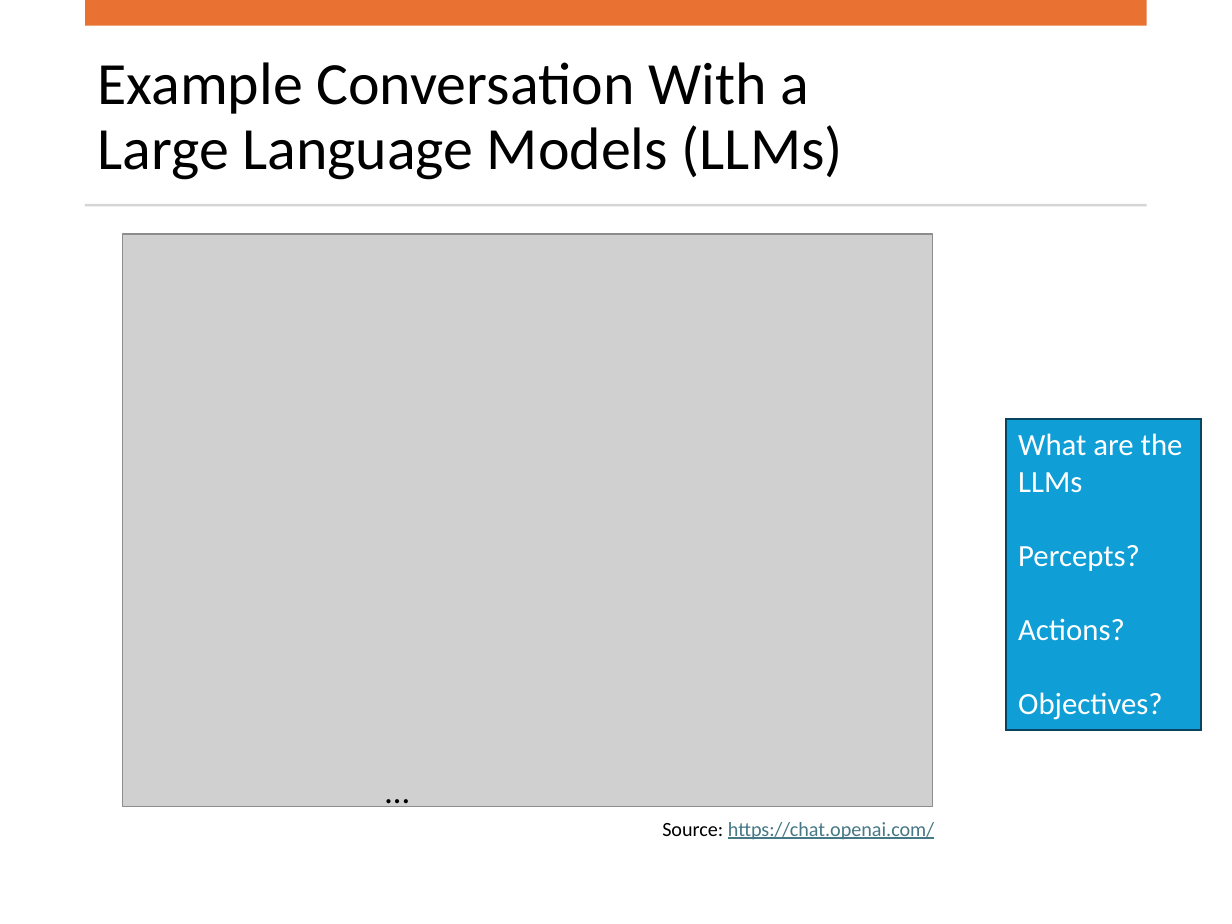
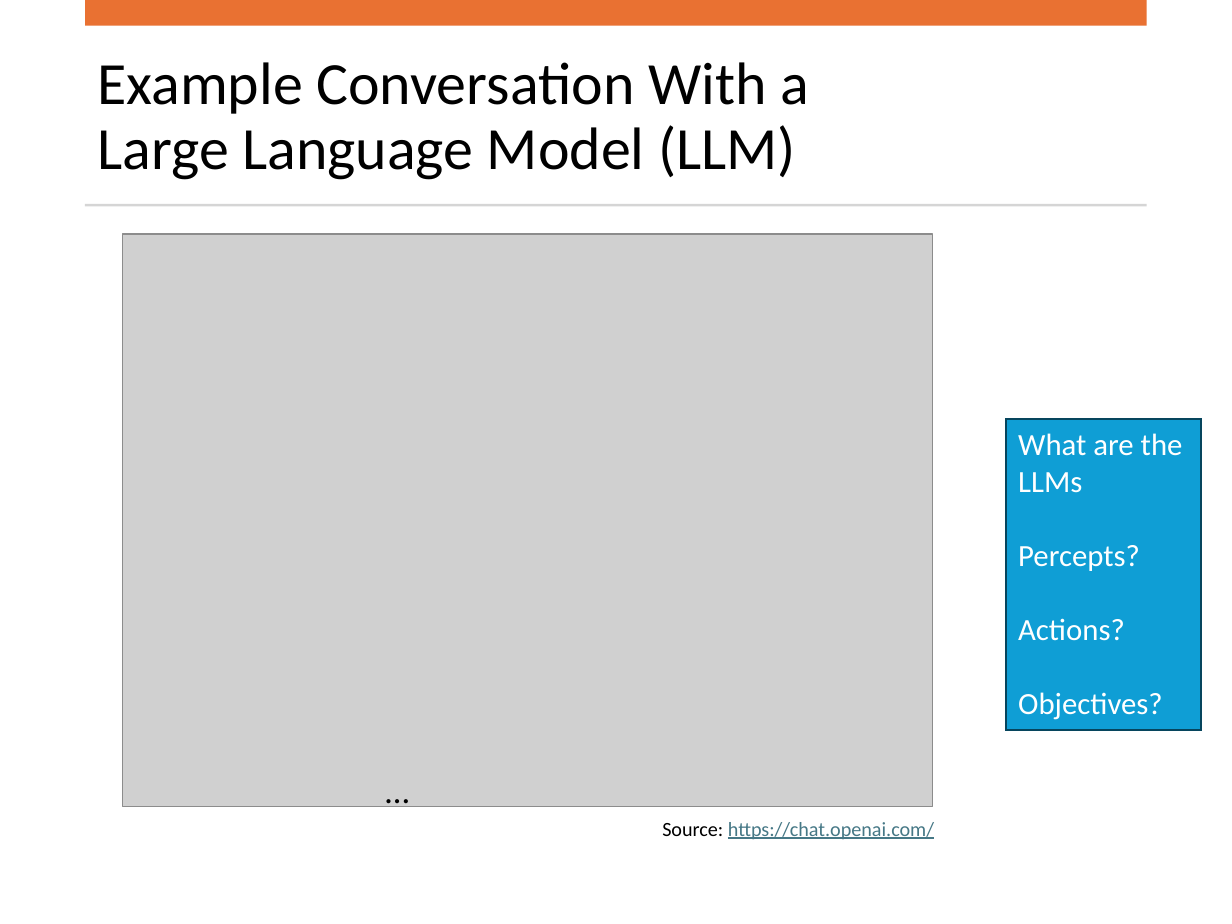
Before and after one commit to mhahsler/CS7320-AI, a slide deck: slide 7 of slides/01_intro_discussion.pptx. Drawn at 1232x924 pixels with LibreOffice and Linux fonts; fonts in the diff are those of the drawing; grey boxes stand for pictures. Boxes give left, top, right and bottom in pixels: in the first picture for what was removed or moved away, otherwise in the second. Text is boxed around its words. In the diff, an @@ line names an element or a change of style, - is before the commit and + after.

```diff
--- a/slides/01_intro_discussion.pptx
+++ b/slides/01_intro_discussion.pptx
@@ title at (97, 62, 809, 180): text changed @@
-Example Conversation With a
-Large Language Models (LLMs)
+Example Conversation With a
+Large Language Model (LLM)
```
Also in this commit, not shown: 2 other files.
